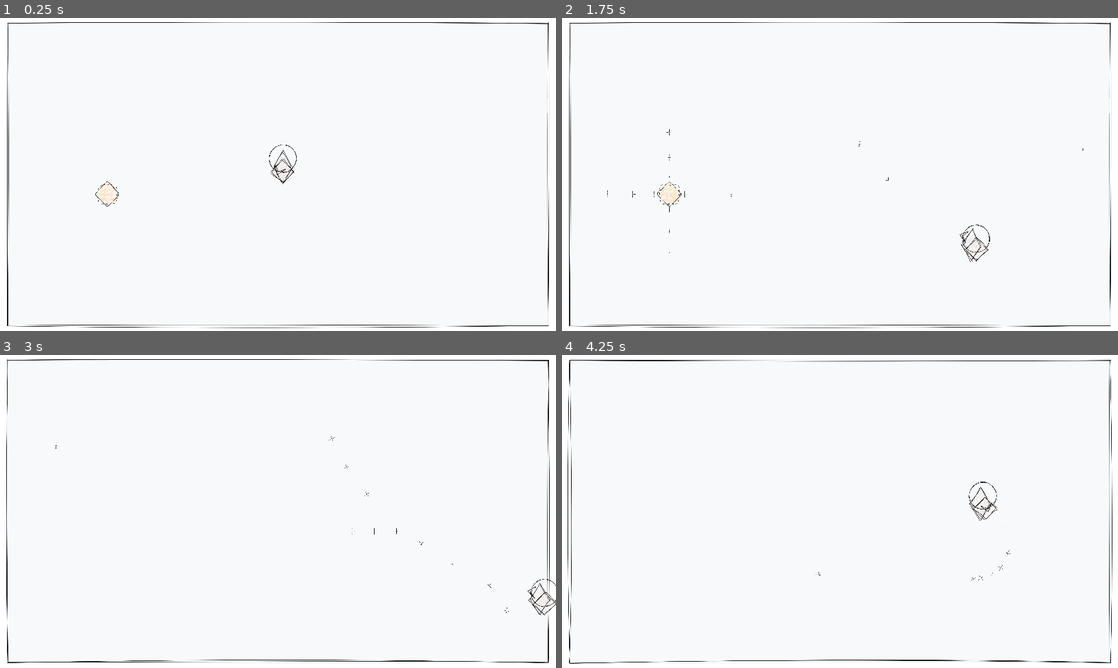
Above: before the commit, frames 1-4 (two rows, left to right).
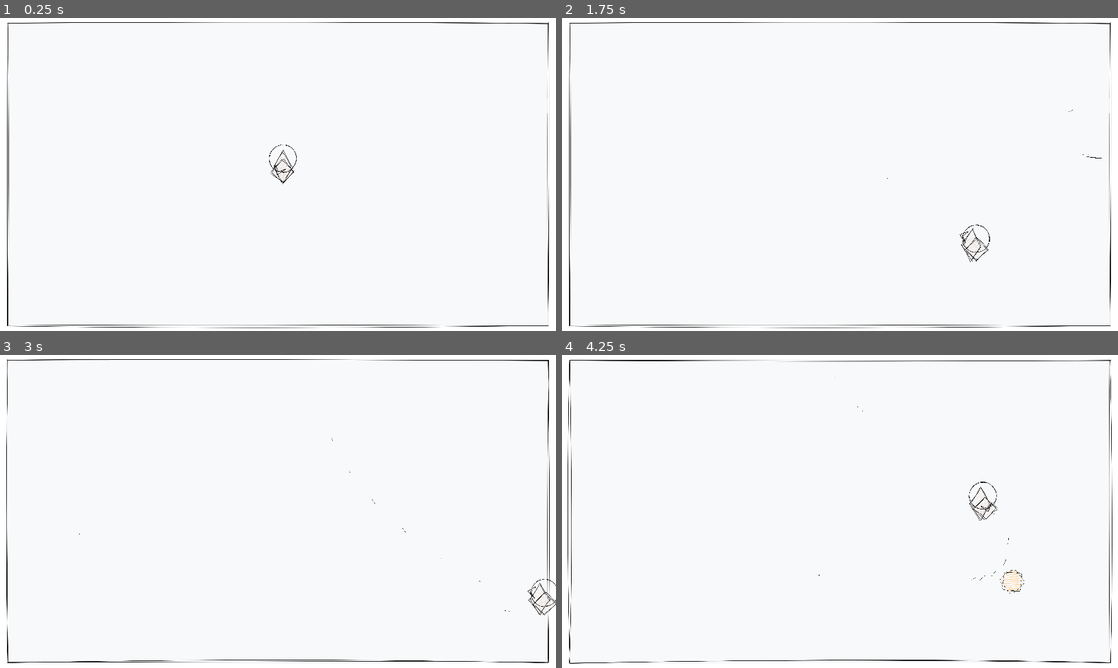
Above: after the commit, the same moments.

Repository: sacredSatan/thain-thain
Game: Godot game, scene res://main.tscn
Same seed, same stepped clock (60 frames per second), same inputs: the game is played once before the commit and once after it.
Inputs (mouse positions are in pixels of both pictures, inside the frame that each line leads up to):
- Up to frame 1 (0.25 s): no input
- Up to frame 2 (1.75 s): move the mouse to (962, 158) at 0.52 s; hold D (move_right) 0.53-1.28 s; hold Space (shoot) 0.53-1.28 s; move the mouse to (728, 190) at 1.27 s; hold S (move_down) from 1.28 s (still down); tap Space (shoot) at 1.35 s
- Up to frame 3 (3 s): move the mouse to (333, 442) at 2.02 s; release S (move_down) at 2.03 s; hold D (move_right) 2.03-2.78 s; hold Space (shoot) 2.03-2.78 s; move the mouse to (250, 574) at 2.77 s; hold W (move_up) from 2.78 s (still down); tap Space (shoot) at 2.85 s
- Up to frame 4 (4.25 s): move the mouse to (1006, 558) at 3.52 s; release W (move_up) at 3.53 s; hold A (move_left) from 3.53 s (still down); hold Space (shoot) from 3.53 s (still down)

The runs differ from the first frame. In frame 1, 0.1% of the frame differs, in the area x 17-22%, y 52-61%; in frame 2, 0.2%, in the area x 8-98%, y 29-76%; in frame 3, less than 0.1%; in frame 4, 0.1%.

Commit message:
auto spawn bunty and collision stuff I guess?

Diff:
--- a/aim_indicator.gd
+++ b/aim_indicator.gd
@@ -4,13 +4,20 @@
 @export var bullet_scene: PackedScene
 @export var bullet_speed = 500
 @export var fire_rate = 0.1
+@export var shooter_group = "player"
+@export var bullet_variant = "bullet_minus"
 
+var shooter
+var shooter_collision_layer
 var can_shoot = true
 
 
 
 # Called when the node enters the scene tree for the first time.
 func _ready():
+	shooter = get_parent()
+	if shooter:
+		shooter_collision_layer = shooter.get_collision_layer()
 	$AnimatedSprite2D.play()
 
 
@@ -21,7 +28,10 @@
 func shoot():
 	if can_shoot:
 		var bullet = bullet_scene.instantiate()
-		bullet.shooter_group = "player"
+		if shooter_collision_layer:
+			bullet.set_collision_mask(bullet.get_collision_mask() - shooter_collision_layer)
+		bullet.variant = bullet_variant
+		bullet.shooter_group = shooter_group
 		bullet.position = $Gun.get_global_position()
 		bullet.rotation_degrees = rotation_degrees
 		bullet.apply_central_impulse(Vector2(bullet_speed, 0).rotated(rotation))
--- a/aim_indicator.tscn
+++ b/aim_indicator.tscn
@@ -71,5 +71,6 @@
 
 [node name="FireRateTimer" type="Timer" parent="."]
 wait_time = 0.2
+one_shot = true
 
 [connection signal="timeout" from="FireRateTimer" to="." method="_on_fire_rate_timer_timeout"]
--- a/bullet.gd
+++ b/bullet.gd
@@ -3,9 +3,13 @@
 # reuse this for almost all kinds of bullets (I assume auto aim won't work with this)
 
 @export var shooter_group: String
+@export var variant: String
 
 # Called when the node enters the scene tree for the first time.
 func _ready():
+	if $AnimatedSprite2D.sprite_frames.has_animation(variant):
+		$AnimatedSprite2D.animation = variant
+
 	$AnimatedSprite2D.play()
 
 
--- a/bullet.tscn
+++ b/bullet.tscn
@@ -1,24 +1,57 @@
-[gd_scene load_steps=7 format=3 uid="uid://bmwoo0kpnly3w"]
+[gd_scene load_steps=14 format=3 uid="uid://bmwoo0kpnly3w"]
 
-[ext_resource type="Texture2D" uid="uid://b50517ijbnigg" path="res://assets/bullets/bullet1.png" id="1_6r8ju"]
 [ext_resource type="Script" path="res://bullet.gd" id="1_gwm7e"]
-[ext_resource type="Texture2D" uid="uid://bbys6w4t6s8gv" path="res://assets/bullets/bullet2.png" id="2_6b5fq"]
-[ext_resource type="Texture2D" uid="uid://dayrkaompwypj" path="res://assets/bullets/bullet3.png" id="3_3qrcv"]
+[ext_resource type="Texture2D" uid="uid://b50517ijbnigg" path="res://assets/bullets/bullet_plus1.png" id="2_3i354"]
+[ext_resource type="Texture2D" uid="uid://cg3dob2d54s2j" path="res://assets/bullets/bullet_minus1.png" id="2_vqyl2"]
+[ext_resource type="Texture2D" uid="uid://c1382tamk8rx7" path="res://assets/bullets/bullet_minus2.png" id="3_t0guu"]
+[ext_resource type="Texture2D" uid="uid://bbys6w4t6s8gv" path="res://assets/bullets/bullet_plus2.png" id="3_wgjjg"]
+[ext_resource type="Texture2D" uid="uid://678el1yu6idk" path="res://assets/bullets/bullet_minus3.png" id="4_8kf7j"]
+[ext_resource type="Texture2D" uid="uid://dayrkaompwypj" path="res://assets/bullets/bullet_plus3.png" id="4_f855a"]
+[ext_resource type="Texture2D" uid="uid://cyq68kb1qrp4k" path="res://assets/bullets/bullet_minus4.png" id="5_dhggr"]
+[ext_resource type="Texture2D" uid="uid://d1rx4dtcyio27" path="res://assets/bullets/bullet_minus5.png" id="6_h6gva"]
+[ext_resource type="Texture2D" uid="uid://b38helds84cnv" path="res://assets/bullets/bullet_plus4.png" id="10_dqj0p"]
+[ext_resource type="Texture2D" uid="uid://cadsfo3aqe0kw" path="res://assets/bullets/bullet_plus5.png" id="11_eis5a"]
 
 [sub_resource type="SpriteFrames" id="SpriteFrames_xmh1w"]
 animations = [{
 "frames": [{
 "duration": 1.0,
-"texture": ExtResource("1_6r8ju")
+"texture": ExtResource("2_vqyl2")
 }, {
 "duration": 1.0,
-"texture": ExtResource("2_6b5fq")
+"texture": ExtResource("3_t0guu")
 }, {
 "duration": 1.0,
-"texture": ExtResource("3_3qrcv")
+"texture": ExtResource("4_8kf7j")
+}, {
+"duration": 1.0,
+"texture": ExtResource("5_dhggr")
+}, {
+"duration": 1.0,
+"texture": ExtResource("6_h6gva")
 }],
 "loop": true,
-"name": &"default",
+"name": &"bullet_minus",
+"speed": 8.0
+}, {
+"frames": [{
+"duration": 1.0,
+"texture": ExtResource("2_3i354")
+}, {
+"duration": 1.0,
+"texture": ExtResource("3_wgjjg")
+}, {
+"duration": 1.0,
+"texture": ExtResource("4_f855a")
+}, {
+"duration": 1.0,
+"texture": ExtResource("10_dqj0p")
+}, {
+"duration": 1.0,
+"texture": ExtResource("11_eis5a")
+}],
+"loop": true,
+"name": &"bullet_plus",
 "speed": 8.0
 }]
 
@@ -26,6 +59,8 @@
 radius = 6.08276
 
 [node name="Bullet" type="RigidBody2D"]
+collision_layer = 8
+collision_mask = 6
 mass = 0.01
 gravity_scale = 2.66454e-15
 max_contacts_reported = 1
@@ -35,7 +70,7 @@
 [node name="AnimatedSprite2D" type="AnimatedSprite2D" parent="."]
 scale = Vector2(0.1, 0.1)
 sprite_frames = SubResource("SpriteFrames_xmh1w")
-frame_progress = 0.902643
+animation = &"bullet_minus"
 
 [node name="CollisionShape2D" type="CollisionShape2D" parent="."]
 shape = SubResource("CircleShape2D_mxn66")
--- a/enemies/bunty.gd
+++ b/enemies/bunty.gd
@@ -9,6 +9,7 @@
 	PLUS,
 }
 
+var bunty_collision_layer
 var variant_switch_rate_seconds = 1.5
 var active_variant = BuntyVariants.CROSS
 
@@ -16,6 +17,7 @@
 func _ready():
 	$VariantTimer.start(variant_switch_rate_seconds)
 	$AnimatedSprite2D.play()
+	bunty_collision_layer = get_collision_layer()
 
 
 # Called every frame. 'delta' is the elapsed time since the previous frame.
@@ -29,9 +31,13 @@
 
 	var guns = $GunPlus.get_children() if active_variant == BuntyVariants.PLUS else $GunCross.get_children()
 
+
+
 	for gun in guns:
 		var bullet = bullet_scene.instantiate()
+		bullet.set_collision_mask(bullet.get_collision_mask() - bunty_collision_layer)
 		bullet.shooter_group = "enemy"
+		bullet.variant = "bullet_plus"
 		bullet.position = gun.get_global_position()
 		bullet.rotation_degrees = gun.rotation_degrees + rotation_degrees
 		bullet.apply_central_impulse(Vector2(bullet_speed, 0).rotated(gun.rotation + rotation))
@@ -69,4 +75,8 @@
 		$AnimatedSprite2D.animation = "bunty_plus"
 
 	shoot(4)
-	$VariantTimer.start(variant_switch_rate_seconds)
+#	$VariantTimer.start(variant_switch_rate_seconds)
+
+
+func _on_visible_on_screen_notifier_2d_screen_exited():
+	queue_free()
--- a/enemies/bunty.tscn
+++ b/enemies/bunty.tscn
@@ -60,6 +60,8 @@
 size = Vector2(43, 45)
 
 [node name="Bunty" type="RigidBody2D" groups=["enemy"]]
+collision_layer = 4
+collision_mask = 3
 gravity_scale = 2.66454e-15
 script = ExtResource("1_jw1gs")
 bullet_scene = ExtResource("2_wlejq")
@@ -112,6 +114,10 @@
 rotation = 5.49779
 
 [node name="FireRateTimer" type="Timer" parent="."]
+one_shot = true
+
+[node name="VisibleOnScreenNotifier2D" type="VisibleOnScreenNotifier2D" parent="."]
 
 [connection signal="body_entered" from="." to="." method="_on_body_entered"]
 [connection signal="timeout" from="VariantTimer" to="." method="_on_timer_timeout"]
+[connection signal="screen_exited" from="VisibleOnScreenNotifier2D" to="." method="_on_visible_on_screen_notifier_2d_screen_exited"]
--- a/main.gd
+++ b/main.gd
@@ -1,11 +1,39 @@
 extends Node2D
 
+@export var bunty_scene: PackedScene
+
+# clean up later
+@export var enemy_spawn_rate = 3
+@export var enemy_speed_min = 150
+@export var enemy_speed_max = 250
 
 # Called when the node enters the scene tree for the first time.
 func _ready():
+	$EnemySpawnTimer.start(enemy_spawn_rate)
 	pass # Replace with function body.
 
 
 # Called every frame. 'delta' is the elapsed time since the previous frame.
 func _process(delta):
 	pass
+
+
+# would handle more enemies if I had them
+func _on_enemy_spawn_timer_timeout():
+	var bunty = bunty_scene.instantiate()
+	var bunty_spawn_location = $EnemySpawnPath/EnemySpawnLocation
+	# progress to a random point (this is the same as dodge the creeps)
+	bunty_spawn_location.progress_ratio = randf()
+
+	# perpendicular
+	var direction = bunty_spawn_location.rotation + deg_to_rad(90)
+	bunty.position = bunty_spawn_location.position
+
+	# randomness in direction
+	direction += randf_range(deg_to_rad(-45), deg_to_rad(45))
+	bunty.rotation = direction
+
+	var velocity = Vector2(randf_range(enemy_speed_min, enemy_speed_max), 0.0)
+	bunty.linear_velocity = velocity.rotated(direction)
+
+	add_child(bunty)
--- a/main.tscn
+++ b/main.tscn
@@ -1,17 +1,30 @@
-[gd_scene load_steps=5 format=3 uid="uid://cn6j3xyl7t8m6"]
+[gd_scene load_steps=6 format=3 uid="uid://cn6j3xyl7t8m6"]
 
 [ext_resource type="Script" path="res://main.gd" id="1_8thy2"]
 [ext_resource type="PackedScene" uid="uid://dmbn2plo36lsv" path="res://background.tscn" id="1_cgj2v"]
 [ext_resource type="PackedScene" uid="uid://cgf1mid3masym" path="res://player.tscn" id="2_rrqjj"]
 [ext_resource type="PackedScene" uid="uid://p7ud4b5m32jd" path="res://enemies/bunty.tscn" id="4_683da"]
 
+[sub_resource type="Curve2D" id="Curve2D_jflxv"]
+_data = {
+"points": PackedVector2Array(0, 0, 0, 0, 0, 0, 0, 0, 0, 0, 1280, 0, 0, 0, 0, 0, 1280, 720, 0, 0, 0, 0, 0, 720, 0, 0, 0, 0, 0, 0)
+}
+point_count = 5
+
 [node name="Main" type="Node2D"]
 script = ExtResource("1_8thy2")
+bunty_scene = ExtResource("4_683da")
 
 [node name="Background" parent="." instance=ExtResource("1_cgj2v")]
 
 [node name="Player" parent="." instance=ExtResource("2_rrqjj")]
 position = Vector2(650, 342)
 
-[node name="Bunty" parent="." instance=ExtResource("4_683da")]
-position = Vector2(247, 405)
+[node name="EnemySpawnPath" type="Path2D" parent="."]
+curve = SubResource("Curve2D_jflxv")
+
+[node name="EnemySpawnLocation" type="PathFollow2D" parent="EnemySpawnPath"]
+
+[node name="EnemySpawnTimer" type="Timer" parent="."]
+
+[connection signal="timeout" from="EnemySpawnTimer" to="." method="_on_enemy_spawn_timer_timeout"]
--- a/player.tscn
+++ b/player.tscn
@@ -495,6 +495,8 @@
 
 [node name="Player" type="Area2D" groups=["player"]]
 position = Vector2(635, 355)
+collision_layer = 2
+collision_mask = 13
 script = ExtResource("1_88ipk")
 
 [node name="AnimatedSprite2D" type="AnimatedSprite2D" parent="."]
--- a/project.godot
+++ b/project.godot
@@ -63,6 +63,13 @@
 ]
 }
 
+[layer_names]
+
+2d_physics/layer_1="Environment"
+2d_physics/layer_2="Player"
+2d_physics/layer_3="Enemies"
+2d_physics/layer_4="Projectiles"
+
 [physics]
 
 2d/default_gravity=2.08165e-12
Binary file added: assets/bullets/bullet_minus1.png
Not shown, added: assets/bullets/bullet_minus1.png.import
Binary file added: assets/bullets/bullet_minus2.png
Not shown, added: assets/bullets/bullet_minus2.png.import
Binary file added: assets/bullets/bullet_minus3.png
Not shown, added: assets/bullets/bullet_minus3.png.import
Binary file added: assets/bullets/bullet_minus4.png
Not shown, changed: assets/bullets/bullet_minus4.png.import
Binary file added: assets/bullets/bullet_minus5.png
Not shown, added: assets/bullets/bullet_minus5.png.import
Renamed: assets/bullets/bullet1.png -> assets/bullets/bullet_plus1.png
Not shown, added: assets/bullets/bullet_plus1.png.import
(and 8 more such lines)
